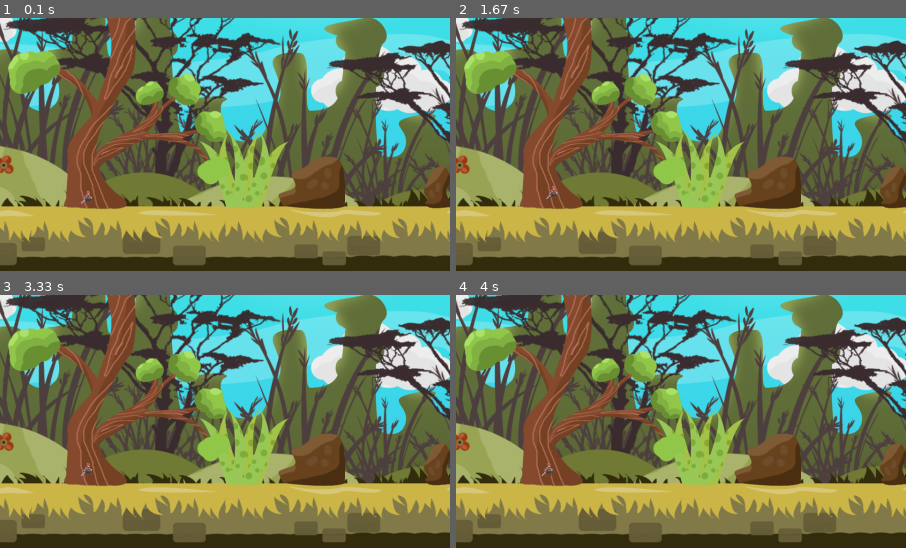
Above: before the commit, frames 1-4 (two rows, left to right).
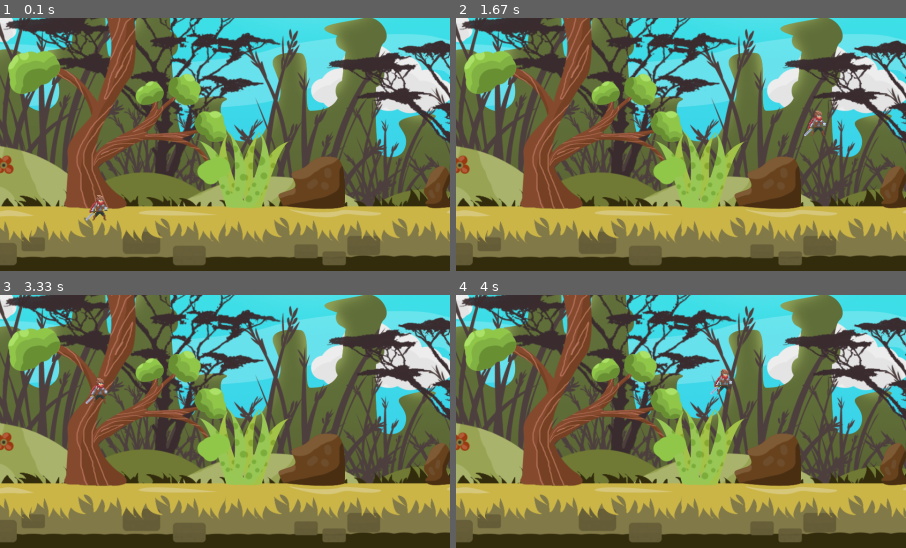
Above: after the commit, the same moments.

Repository: ethanwaggoner/Pygame_Game
Game: pygame game, started from Main.py
Two runs of this game, one before a commit and one after it. Both use one fixed random seed, a clock stepped at 60 frames per second and the inputs below.
Inputs:
- Up to frame 1 (0.1 s): no input
- Up to frame 2 (1.67 s): hold D 0.33-0.8 s; hold W 0.83-1.13 s; hold D 1.17-1.63 s
- Up to frame 3 (3.33 s): hold A 1.67-2.2 s; hold S 2.23-2.53 s; hold A 2.57-2.97 s; hold W from 3 s (still down)
- Up to frame 4 (4 s): release W at 3.37 s; hold D from 3.4 s (still down)
The pictures show only the part of the screen within x 18-68%, y 50-100%; the shares and areas given below are measured in that part.

The runs differ from the first frame. In frame 1, 0.3% of the frame differs, in the area x 18-24%, y 68-81%; in frame 2, 0.3%; in frame 3, 0.3%; in frame 4, 0.3%, in the area x 18-62%, y 29-72%.

Commit message:
Add files via upload

Diff:
--- a/Main.py
+++ b/Main.py
@@ -7,12 +7,14 @@
 import sys
 
 pygame.init()
+pygame.display.set_caption("Yo")
 FPS = 60
 FPS_CLOCK = pygame.time.Clock()
 displaySurface = pygame.display.set_mode((1920, 1080))
 displaySurface.fill((255, 255, 255))
 startX = 0
-startY= 0
+startY = 0
+velocity = 10
 
 Assets = Assets()
 Background1 = Background(Assets.Level1, displaySurface)
@@ -24,26 +26,18 @@
     for event in pygame.event.get():
         if event.type == pygame.QUIT:
             pygame.quit()
-            sys.exit()
+            boole = False
 
-        if event.type == pygame.KEYDOWN:
-            if event.key == pygame.K_d:
-                startX += 10
-            if event.key == pygame.K_a:
-                startX -= 10
-            if event.key == pygame.K_w:
-                startY -= 10
-            if event.key == pygame.K_s:
-                startY += 10
-        if event.type == pygame.KEYUP:
-            if event.key == pygame.K_d:
-                pass
-            if event.key == pygame.K_a:
-                pass
-            if event.key == pygame.K_w:
-                pass
-            if event.key == pygame.K_s:
-                pass
+    keys = pygame.key.get_pressed()
+
+    if keys[pygame.K_d]:
+        startX += velocity
+    if keys[pygame.K_a]:
+        startX -= velocity
+    if keys[pygame.K_s]:
+        startY += velocity
+    if keys[pygame.K_w]:
+        startY -= velocity
 
     displaySurface.fill((255, 255, 255))
     Background1.render()
--- a/Player.py
+++ b/Player.py
@@ -21,4 +21,7 @@
             self.convimages.append(image)
 
     def render(self, display, x, y):
-        display.blit(self.convimages[0], (self.start_positionX + x, self.start_positionY + y))
+        image = self.convimages[0]
+        image_size = image.get_size()
+        big_image = pygame.transform.scale(image, (int(image_size[0]*2), int(image_size[1]*2)))
+        display.blit(big_image, (self.start_positionX + x, self.start_positionY + y))
